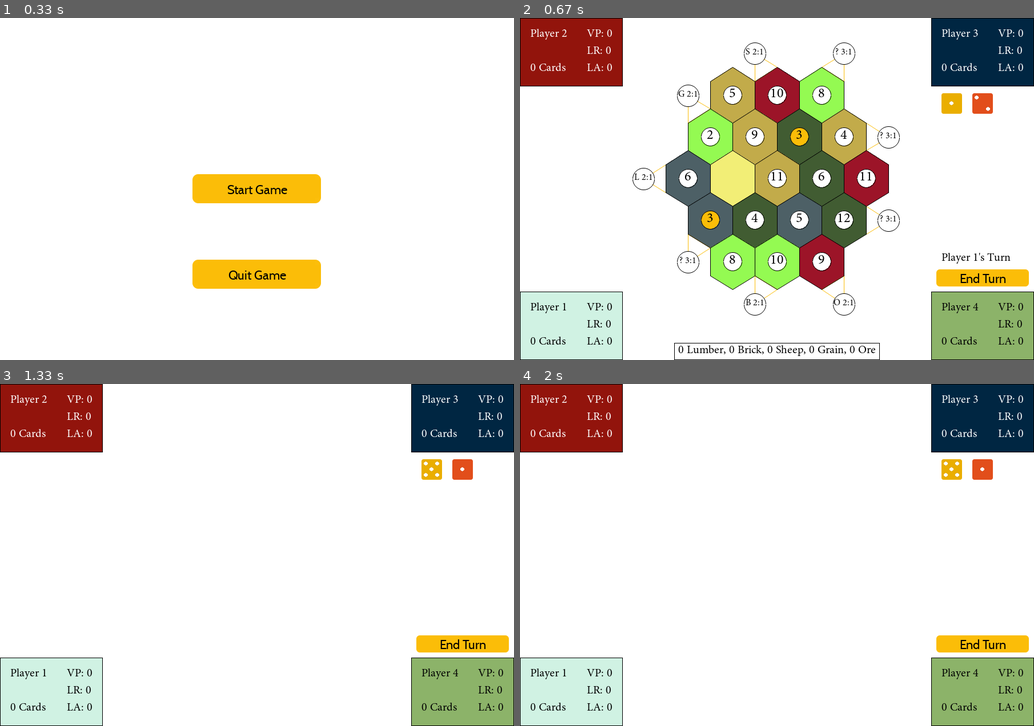
Above: before the commit, frames 1-4 (two rows, left to right).
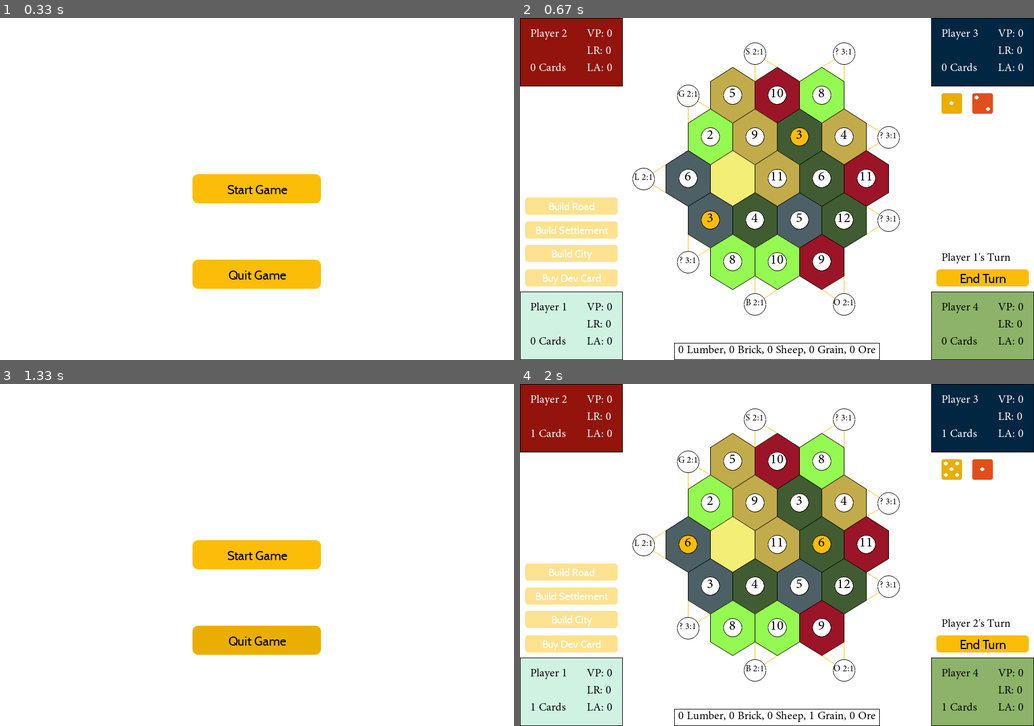
Above: after the commit, the same moments.

Repository: hdavidethan/catan-tp
Game: pygame game, started from app.py
The game is run twice, just before and just after one commit, with the same random seed, the same clock (stepped at 60 frames per second) and the same inputs.
Inputs (mouse positions are in pixels of both pictures, inside the frame that each line leads up to):
- Up to frame 1 (0.33 s): no input
- Up to frame 2 (0.67 s): click (777, 189) at 0.38 s
- Up to frame 3 (1.33 s): press the mouse at (462, 643) at 0.7 s; move the mouse to (380, 637) at 0.8 s; release the mouse at (298, 626) at 0.93 s; hold M from 1 s (still down)
- Up to frame 4 (2 s): release M at 1.47 s; press the mouse at (777, 555) at 1.53 s; move the mouse to (771, 616) at 1.63 s; release the mouse at (766, 678) at 1.77 s; tap C at 1.83 s

Frame 1 is identical in both runs. In frame 2, 3.3% of the frame differs, in the area x 1-19%, y 52-79%; in frame 3, 21%; in frame 4, 23%, in the area x 1-96%, y 7-100%.

Commit message:
Added Road Building

Diff:
--- a/app.py
+++ b/app.py
@@ -14,14 +14,20 @@
 class CatanGame(PygameGame):
     # Run on app init
     def init(self):
+        self.cx, self.cy = self.width/2, self.height/2
         self.boardSize = min(self.width*0.65, self.height*0.65)
+        self.boardBounds = (self.cx-self.boardSize/2, self.cy-(self.boardSize/windowConfig.HEIGHT_TO_WIDTH_RATIO)/2,
+                        self.cx+self.boardSize/2, self.cy+(self.boardSize/windowConfig.HEIGHT_TO_WIDTH_RATIO)/2)
+        self.hexWidth = self.boardSize / 5
+        self.hexHeight = self.boardSize / 4
+        self.ySpacing = self.hexHeight * 3 / 4
         self.resetGame()
-        self.elements = set()
         self.activeMode = None
         self.setActiveMode('menu')
 
     # Resets all game variables (Board, Player, etc.)
     def resetGame(self):
+        self.inBuildMode = False
         self.board = Board()
         self.turn = 0
         self.dice1 = Dice(self, windowConfig.DICE_1, windowConfig.DICE_SIZE, 0)
@@ -42,36 +48,148 @@
     # Runs upon Menu Mode activation/switch
     def initMenu(self):
         self.elements = set()
-        menuButtonColors = [Colors.GOLD_1, Colors.GOLD_2]
-        menuButton1 = Button(windowConfig.MENU_B1,windowConfig.MENU_B1_SIZE, 'Start Game', menuButtonColors, ('changeMode', 'game'), 0.4)
-        menuButton2 = Button(windowConfig.MENU_B2, windowConfig.MENU_B2_SIZE, 'Quit Game', menuButtonColors, ('quit', None), 0.4)
+        menuButton1 = Button(windowConfig.MENU_B1,windowConfig.MENU_B1_SIZE, 'Start Game', Colors.BUTTON_COLORS, ('changeMode', 'game'), 0.4)
+        menuButton2 = Button(windowConfig.MENU_B2, windowConfig.MENU_B2_SIZE, 'Quit Game', Colors.BUTTON_COLORS, ('quit', None), 0.4)
         self.elements.add(menuButton1)
         self.elements.add(menuButton2)
 
     # Runs upon Game Mode activation/switch
     def initGame(self):
         self.elements = set()
+        self.selectElements = set()
         scores = [windowConfig.SCORE_1, windowConfig.SCORE_2, windowConfig.SCORE_3, windowConfig.SCORE_4]
         scoreCounter = 0
         for player in self.board.players:
             self.elements.add(Scorecard(player, scores[scoreCounter], windowConfig.SCORE_SIZE))
             scoreCounter += 1
-        endTurnColors = [Colors.GOLD_1, Colors.GOLD_2]
-        endTurnButton = Button(windowConfig.END_TURN,windowConfig.END_TURN_SIZE, 'End Turn', endTurnColors, ('endTurn', None), 0.4)
+        endTurnButton = Button(windowConfig.END_TURN, windowConfig.END_TURN_SIZE, 'End Turn', Colors.BUTTON_COLORS, ('endTurn', None), 0.4)
         self.elements.add(endTurnButton)
         self.elements.add(self.dice1)
         self.elements.add(self.dice2)
+
+        self.buildElements = dict()
+        buildRoadButton = Button(windowConfig.BUILD_ROAD, windowConfig.BUILD_ROAD_SIZE,
+                                'Build Road', Colors.BUTTON_COLORS, ('build', 'road'), 0.4, font=Text.BUILD_FONT)
+        buildSettleButton = Button(windowConfig.BUILD_SETTLE, windowConfig.BUILD_SETTLE_SIZE,
+                                'Build Settlement', Colors.BUTTON_COLORS, ('build', 'settlement'), 0.4, font=Text.BUILD_FONT)
+        buildCityButton = Button(windowConfig.BUILD_CITY, windowConfig.BUILD_CITY_SIZE,
+                                'Build City', Colors.BUTTON_COLORS, ('build', 'city'), 0.4, font=Text.BUILD_FONT)
+        buildDevCardButton = Button(windowConfig.BUILD_DEVCARD, windowConfig.BUILD_DEVCARD_SIZE,
+                                'Buy Dev Card', Colors.BUTTON_COLORS, ('build', 'devCard'), 0.4, font=Text.BUILD_FONT)
+        self.buildElements['road'] = buildRoadButton
+        self.buildElements['settlement'] = buildSettleButton
+        self.buildElements['city'] = buildCityButton
+        self.buildElements['devCard'] = buildDevCardButton
+        self.initRoadsWrapper()
+        self.startTurn()
+
+    def initRoadsWrapper(self):
+        for i in range(self.board.q):
+            row = copy.copy(self.board.hexBoard[i])
+            colCtr = 0
+            while None in row:
+                row.remove(None)
+            firstIndex = self.board.hexBoard[i].index(row[0])
+            rowLen = len(row)
+            for j in range(rowLen):
+                tile = self.board.hexBoard[i][j+firstIndex]
+                hexFill = self.getFill(tile)
+                leftOffset = ((self.board.q - rowLen) / 2) * self.hexWidth + self.boardBounds[0]
+                x0 = leftOffset + j * self.hexWidth
+                x1 = leftOffset + (j + 1) * self.hexWidth
+                y0 = i * self.ySpacing + self.boardBounds[1]
+                y1 = y0 + self.hexHeight
+                hexPoints = CatanMath.getHexagonPoints((x0, y0, x1, y1))
+                self.initRoads(tile, (x0, y0, x1, y1))
+
+    def initRoads(self, tile, tileBounds):
+        x0, y0, x1, y1 = tileBounds
+        edgeIndex = 0
+        hexPoints = CatanMath.getHexagonPoints((x0, y0, x1, y1))
+        for edge in tile.edges:
+            edgeID = edge.id
+            boardEdge = self.board.edges[edgeID]
+            if (boardEdge.pos == None):
+                point1 = hexPoints[edgeIndex]
+                point2 = hexPoints[(edgeIndex+1)%6]
+                x1, y1 = point1
+                x2, y2 = point2
+                center = ((x1 + x2) / 2, (y1 + y2) / 2)
+                boardEdge.pos = center
+            edgeIndex += 1
 
     # Handles keystrokes
     def keyPressed(self, key, mod):
         if (self.activeMode == 'game'):
             if (key == pygame.K_m):
-                self.activeMode = 'menu'
+                self.setActiveMode('menu')
             elif (key == pygame.K_r):
                 self.resetGame()
             elif (key == pygame.K_c):
                 for player in self.board.players:
                     player.resources[random.choice(['grain', 'lumber', 'ore', 'sheep', 'brick'])] += 1
+
+    def startTurn(self):
+        turn = self.currentPlayer
+        player = self.board.players[turn]
+        self.checkBuildConditions(player)
+
+    def checkBuildConditions(self, player):
+        roadCondition = (player.resources['lumber'] >= 1 and player.resources['brick'] >= 1
+                            and (len(player.settlements) + len(player.cities)) > 0)
+        settlementCondition = (player.resources['lumber'] >= 1 and player.resources['brick'] >= 1
+                            and player.resources['grain'] >= 1 and player.resources['sheep'] >= 1)
+        cityCondition = (player.resources['ore'] >= 3 and player.resources['grain'] >= 2
+                            and len(player.settlements) > 0)
+        devCardCondition = (player.resources['sheep'] >= 1 and player.resources['ore'] >= 1
+                            and player.resources['grain'] >= 1)
+        conditions = (('road', roadCondition), ('settlement', settlementCondition),
+                    ('city', cityCondition), ('devCard', devCardCondition))
+        for build in conditions:
+            self.buildElements[build[0]].isDisabled = not build[1]
+
+    def buildMode(self, build):
+        self.inBuildMode = True
+        self.selectElements = set()
+        if (build == 'settlement'):
+            for node in self.board.nodes:
+                if (node.nodeLevel == 0 and node.buildable):
+                    cx, cy = node.pos
+                    nodeButton = Button((cx, cy), windowConfig.BUILD_BUTTON_SIZE,
+                            None, Colors.BUTTON_COLORS, ('buildConfirm', (node, self.board.players[self.currentPlayer])), 0.4)
+                    self.selectElements.add(nodeButton)
+        elif (build == 'city'):
+            for node in self.board.nodes:
+                if (node.nodeLevel == 1 and node.owner.index == self.currentPlayer):
+                    cx, cy = node.pos
+                    nodeButton = Button((cx, cy), windowConfig.BUILD_BUTTON_SIZE,
+                            None, Colors.BUTTON_COLORS, ('buildConfirm', (node, self.board.players[self.currentPlayer])), 0.4)
+                    self.selectElements.add(nodeButton)
+        elif (build == 'road'):
+            seen = set()
+            for node in self.board.nodes:
+                if (node.owner != None and node.owner.index == self.currentPlayer):
+                    roads = node.getRoads(self.board)
+                    for i in roads:
+                        seen.add(i)
+                else:
+                    roads = node.getRoads(self.board)
+                    tmp = copy.copy(roads)
+                    found = False
+                    for i in roads:
+                        if (self.board.edges[i].road == self.board.players[self.currentPlayer].bgColor):
+                            found = True
+                            tmp.remove(i)
+                    if (found == True):
+                        for i in tmp:
+                            seen.add(i)
+                for i in seen:
+                    edge = self.board.edges[i]
+                    if (edge.road == None):
+                        cx, cy = edge.pos
+                        roadButton = Button((cx, cy), windowConfig.BUILD_BUTTON_SIZE,
+                            None, Colors.BUTTON_COLORS, ('buildConfirm', (edge, self.board.players[self.currentPlayer])), 0.4)
+                        self.selectElements.add(roadButton)
 
     # Handles end turn clicks
     def endTurn(self):
@@ -79,6 +197,13 @@
         self.currentPlayer = self.turn % 4
         self.dice1.roll()
         self.dice2.roll()
+        self.startTurn()
+
+    def checkVictoryPoints(self):
+        player = self.board.players[self.currentPlayer]
+        settlements = len(player.settlements)
+        cities = len(player.cities)
+        player.victoryPoints = settlements + 2 * cities
 
     # Handles mouse presses
     def mousePressed(self, mx, my):
@@ -88,6 +213,20 @@
             y1 = y0 + height
             if (mx > x0 and mx < x1 and my > y0 and my < y1):
                 element.onClick(self)
+        if (self.activeMode == 'game'):
+            for key in self.buildElements:
+                x0, y0, width, height = self.buildElements[key].getRectArgs()
+                x1 = x0 + width
+                y1 = y0 + height
+                if (mx > x0 and mx < x1 and my > y0 and my < y1):
+                    self.buildElements[key].onClick(self)
+            if (len(self.selectElements) > 0):
+                for selectElement in self.selectElements:
+                    x0, y0, width, height = selectElement.getRectArgs()
+                    x1 = x0 + width
+                    y1 = y0 + height
+                    if (mx > x0 and mx < x1 and my > y0 and my < y1):
+                        selectElement.onClick(self)
 
     # Redraws everything on the surface
     def redrawAll(self, screen):
@@ -99,8 +238,8 @@
 
     # Draws the Game Mode components
     def drawGame(self, screen):
+        self.drawBoard(screen)
         self.drawGUI(screen)
-        self.drawBoard(screen)
 
     # Draws the Menu Mode Components
     def drawMenu(self, screen):
@@ -117,6 +256,11 @@
     def drawGUI(self, screen):
         for element in self.elements:
             element.draw(screen)
+        for key in self.buildElements:
+            self.buildElements[key].draw(screen)
+        if (self.inBuildMode):
+            for selectElement in self.selectElements:
+                selectElement.draw(screen)
         self.drawCurrentPlayer(screen)
         self.drawResources(screen)
 
@@ -143,13 +287,6 @@
 
     # Draws the Catan Board
     def drawBoard(self, screen):
-        cx, cy = self.width/2, self.height/2
-        heightToWidthRatio = 32 / 35
-        boardBounds = (cx-self.boardSize/2, cy-(self.boardSize/heightToWidthRatio)/2,
-                        cx+self.boardSize/2, cy+(self.boardSize/heightToWidthRatio)/2)
-        hexWidth = self.boardSize / 5
-        hexHeight = self.boardSize / 4
-        ySpacing = hexHeight * 3 / 4
         for i in range(self.board.q):
             row = copy.copy(self.board.hexBoard[i])
             colCtr = 0
@@ -160,31 +297,33 @@
             for j in range(rowLen):
                 tile = self.board.hexBoard[i][j+firstIndex]
                 hexFill = self.getFill(tile)
-                leftOffset = ((self.board.q - rowLen) / 2) * hexWidth + boardBounds[0]
-                x0 = leftOffset + j * hexWidth
-                x1 = leftOffset + (j + 1) * hexWidth
-                y0 = i * ySpacing + boardBounds[1]
-                y1 = y0 + hexHeight
+                leftOffset = ((self.board.q - rowLen) / 2) * self.hexWidth + self.boardBounds[0]
+                x0 = leftOffset + j * self.hexWidth
+                x1 = leftOffset + (j + 1) * self.hexWidth
+                y0 = i * self.ySpacing + self.boardBounds[1]
+                y1 = y0 + self.hexHeight
                 center = (int(x0 + (x1-x0)/2), int(y0 + (y1-y0)/2))
                 hexPoints = CatanMath.getHexagonPoints((x0, y0, x1, y1))
                 pygame.draw.polygon(screen, hexFill, hexPoints)
                 self.drawPorts(screen, (i, j+firstIndex), hexPoints, center)
                 gfxdraw.aapolygon(screen, hexPoints, Colors.BLACK)
-                self.drawTokens(screen, hexHeight, (i, j+firstIndex), center)
+                self.drawTokens(screen, self.hexHeight, (i, j+firstIndex), center)
                 self.drawRoads(screen, tile, hexPoints)
-                self.drawNodes(screen, hexHeight, tile, hexPoints)
+                self.drawNodes(screen, self.hexHeight, tile, hexPoints)
 
     # Draws Roads on the Catan Board
     def drawRoads(self, screen, tile, hexPoints):
         edgeIndex = 0
         for edge in tile.edges:
-            if (edge.road != None):
+            edgeID = edge.id
+            roadEdge = self.board.edges[edgeID]
+            if (roadEdge.road != None):
                 point1 = hexPoints[edgeIndex]
                 point2 = hexPoints[(edgeIndex+1)%6]
-                roadOwner = edge.road
+                roadOwner = roadEdge.road
                 roadArgs = CatanMath.getThickAALine(point1, point2)
-                gfxdraw.filled_polygon(screen, roadArgs, Colors.BLACK)
-                gfxdraw.aapolygon(screen, roadArgs, Colors.BLACK)
+                gfxdraw.filled_polygon(screen, roadArgs, roadOwner)
+                gfxdraw.aapolygon(screen, roadArgs, roadOwner)
             edgeIndex += 1
 
     # Draws Nodes on the Catan Board
@@ -192,14 +331,16 @@
         nodeIndex = 0
         nodeSize = int(0.1 * hexHeight)
         for node in tile.nodes:
-            if (node.nodeLevel != None):
+            center = hexPoints[nodeIndex]
+            if (node.pos == None):
+                node.pos = center
+            if (node.nodeLevel != 0):
                 number = node.nodeLevel
-                center = hexPoints[nodeIndex]
                 cx, cy = center
                 cx, cy = int(cx), int(cy)
-                pygame.draw.circle(screen, Colors.WHITE, (cx, cy), nodeSize)
+                pygame.draw.circle(screen, node.owner.bgColor, (cx, cy), nodeSize)
                 gfxdraw.aacircle(screen, cx, cy, nodeSize, Colors.BLACK)
-                nodeText = Text.NODE_FONT.render(str(number), True, Colors.BLACK)
+                nodeText = Text.NODE_FONT.render(str(number), True, node.owner.textColor)
                 nodeSurf = nodeText.get_rect()
                 nodeSurf.center = (cx, cy)
                 screen.blit(nodeText, nodeSurf)
--- a/config/colors.py
+++ b/config/colors.py
@@ -11,6 +11,7 @@
     GOLD_1 = pygame.Color('0xfbbd08')
     GOLD_2 = pygame.Color('0xeaae00')
     GOLD_3 = pygame.Color('0xcd9903')
+    GOLD_DISABLED = pygame.Color('0xfbbd0873')
 
     # Tile Colors
     FOREST = pygame.Color('0x415c32')
@@ -26,3 +27,5 @@
     PLAYER[1] = (pygame.Color('0x92140c'), WHITE)
     PLAYER[2] = (pygame.Color('0x002642'), WHITE)
     PLAYER[3] = (pygame.Color('0x8cb369'), BLACK)
+
+    BUTTON_COLORS = [GOLD_1, GOLD_2, BLACK, GOLD_DISABLED, WHITE]
--- a/config/config.py
+++ b/config/config.py
@@ -2,6 +2,8 @@
     # Window Size
     WIDTH = 900
     HEIGHT = 600
+    sizeFactor = min(WIDTH, HEIGHT)
+    HEIGHT_TO_WIDTH_RATIO = 32 / 35
 
     # Button Positions
     MENU_B1 = (0.5 * WIDTH, 0.5 * HEIGHT)
@@ -21,10 +23,20 @@
     END_TURN = (0.9 * WIDTH, 0.76 * HEIGHT)
     END_TURN_SIZE = (0.18 * WIDTH, 0.05 * HEIGHT)
 
-    sizeFactor = min(WIDTH, HEIGHT)
     DICE_1 = (0.84 * WIDTH, 0.25 * HEIGHT)
     DICE_2 = (0.9 * WIDTH, 0.25 * HEIGHT)
     DICE_SIZE = (0.06 * sizeFactor, 0.06 * sizeFactor)
 
     RESOURCES = (0.3 * WIDTH, 0.95 * HEIGHT)
     RESOURCES_SIZE = (0.4 * WIDTH, 0.05 * HEIGHT)
+
+    BUILD_ROAD = (0.1 * WIDTH, 0.55 * HEIGHT)
+    BUILD_ROAD_SIZE = (0.18 * WIDTH, 0.05 * HEIGHT)
+    BUILD_SETTLE = (0.1 * WIDTH, 0.62 * HEIGHT)
+    BUILD_SETTLE_SIZE = (0.18 * WIDTH, 0.05 * HEIGHT)
+    BUILD_CITY = (0.1 * WIDTH, 0.69 * HEIGHT)
+    BUILD_CITY_SIZE = (0.18 * WIDTH, 0.05 * HEIGHT)
+    BUILD_DEVCARD = (0.1 * WIDTH, 0.76 * HEIGHT)
+    BUILD_DEVCARD_SIZE = (0.18 * WIDTH, 0.05 * HEIGHT)
+
+    BUILD_BUTTON_SIZE = (0.025 * sizeFactor, 0.025 * sizeFactor)
--- a/config/text.py
+++ b/config/text.py
@@ -11,4 +11,5 @@
     SCORE_FONT = pygame.font.Font("resources/assets/minion-regular.ttf", 20*sizeFactor)
     CURRENT_PLAYER_FONT = pygame.font.Font("resources/assets/minion-regular.ttf", 20*sizeFactor)
     BUTTON_FONT = pygame.font.Font("resources/assets/cabin-regular.ttf", 22*sizeFactor)
+    BUILD_FONT = pygame.font.Font("resources/assets/cabin-regular.ttf", 18*sizeFactor)
     RESOURCE_FONT = pygame.font.Font("resources/assets/minion-regular.ttf", 20*sizeFactor)
--- a/resources/game/edge.py
+++ b/resources/game/edge.py
@@ -2,6 +2,7 @@
     def __init__(self, id):
         self.road = None
         self.id = id
+        self.pos = None
 
     def __repr__(self):
         return f'<Edge at id [{self.id}]>'
--- a/resources/game/node.py
+++ b/resources/game/node.py
@@ -1,8 +1,55 @@
+import copy
+
 class Node(object):
     def __init__(self, id, port=None):
         self.id = id
         self.port = port
-        self.nodeLevel = None # 1 and 2 for settlement and city
+        self.pos = None
+        self.owner = None
+        self.nodeLevel = 0 # 1 and 2 for settlement and city
+        self.buildable = False
+
     def __repr__(self):
         port = f'with Port {self.port}' if self.port != None else 'without a port'
         return f'<Node at id [{self.id}], {port}>'
+
+    def __eq__(self, other):
+        return isinstance(other, Node) and other.id == self.id
+
+    def checkAdjacencies(self, board):
+        for i in range(board.q):
+            row = copy.copy(board.hexBoard[i])
+            colCtr = 0
+            while None in row:
+                row.remove(None)
+            firstIndex = board.hexBoard[i].index(row[0])
+            rowLen = len(row)
+            for j in range(rowLen):
+                tile = board.hexBoard[i][j+firstIndex]
+                if self in tile.nodes:
+                    nodeIndex = tile.nodes.index(self)
+                    node1 = tile.nodes[nodeIndex-1]
+                    node2 = tile.nodes[(nodeIndex+1)%6]
+                    board.nodes[node1.id].buildable = False
+                    board.nodes[node2.id].buildable = False
+
+    def getRoads(self, board):
+        seen = set()
+        for i in range(board.q):
+            row = copy.copy(board.hexBoard[i])
+            colCtr = 0
+            while None in row:
+                row.remove(None)
+            firstIndex = board.hexBoard[i].index(row[0])
+            rowLen = len(row)
+            for j in range(rowLen):
+                tile = board.hexBoard[i][j+firstIndex]
+                if self in tile.nodes:
+                    nodeIndex = tile.nodes.index(self)
+                    road1 = board.edges[tile.edges[nodeIndex].id]
+                    road2 = board.edges[tile.edges[(nodeIndex-1)%6].id]
+                    if (road1 not in seen):
+                        seen.add(road1.id)
+                    if (road2 not in seen):
+                        seen.add(road2.id)
+        return seen
--- a/resources/game/player.py
+++ b/resources/game/player.py
@@ -6,6 +6,9 @@
         self.victoryPoints = 0
         self.longestRoad = 0
         self.largestArmy = 0
+        self.roads = set()
+        self.settlements = set()
+        self.cities = set()
         self.bgColor, self.textColor = Colors.PLAYER[index]
         self.resources = {'lumber':0, 'sheep':0, 'brick':0, 'ore': 0, 'grain': 0}
 
--- a/resources/gui/button.py
+++ b/resources/gui/button.py
@@ -1,5 +1,7 @@
 from resources.gui.element import Element
 from resources.gui.roundedRect import drawRoundedRect
+from resources.game.node import Node
+from resources.game.edge import Edge
 from config.colors import Colors
 from config.text import Text
 import pygame
@@ -7,12 +9,14 @@
 # Valid Bindings: changeMode, quit, pause
 
 class Button(Element):
-    def __init__(self, pos, size, text, colors, binding, radius=0):
+    def __init__(self, pos, size, text, colors, binding, radius=0, isDisabled=False, font=Text.BUTTON_FONT):
         super().__init__(pos, size)
         self.text = text
         self.radius = radius
         self.binding = binding
         self.colors = colors
+        self.isDisabled = isDisabled
+        self.font = font
 
     def __eq__(self, other):
         return isinstance(other, Button) and (self.pos == other.pos)
@@ -24,29 +28,62 @@
         mx, my = pygame.mouse.get_pos()
         x0, y0, width, height = rectArgs
         x1, y1 = x0 + width, y0 + height
-        if (mx > x0 and mx < x1 and my > y0 and my < y1):
-            return self.colors[1]
+        primary, secondary, text, buttonDisabled, textDisabled = self.colors
+        if (self.isDisabled):
+            return (buttonDisabled, textDisabled)
         else:
-            return self.colors[0]
+            if (mx > x0 and mx < x1 and my > y0 and my < y1):
+                return (secondary, text)
+            else:
+                return (primary, text)
 
     # Handler for onClick events.
     def onClick(self, game):
-        if (isinstance(self.binding, tuple)):
-            if (self.binding[0] == 'changeMode'):
-                game.setActiveMode(self.binding[1])
-            elif (self.binding[0] == 'endTurn'):
-                game.endTurn()
-            elif (self.binding[0] == 'quit'):
-                game._running = False
+        if (not self.isDisabled):
+            if (isinstance(self.binding, tuple)):
+                if (self.binding[0] == 'changeMode'):
+                    game.setActiveMode(self.binding[1])
+                elif (self.binding[0] == 'endTurn'):
+                    game.endTurn()
+                elif (self.binding[0] == 'build'):
+                    game.buildMode(self.binding[1])
+                elif (self.binding[0] == 'buildConfirm'):
+                    buildObject, player = self.binding[1]
+                    if (isinstance(buildObject, Node)):
+                        buildObject.nodeLevel += 1
+                        if (buildObject.nodeLevel == 1):
+                            player.resources['lumber'] -= 1
+                            player.resources['sheep'] -= 1
+                            player.resources['brick'] -= 1
+                            player.resources['grain'] -= 1
+                            player.settlements.add(buildObject.id)
+                            buildObject.checkAdjacencies(game.board)
+                        elif (buildObject.nodeLevel == 2):
+                            player.resources['ore'] -= 3
+                            player.resources['grain'] -= 2
+                            player.settlements.remove(buildObject.id)
+                            player.cities.add(buildObject.id)
+                        buildObject.owner = player
+                    elif (isinstance(buildObject, Edge)):
+                        player.resources['lumber'] -= 1
+                        player.resources['brick'] -= 1
+                        player.roads.add(buildObject.id)
+                        buildObject.road = player.bgColor
+                    game.inBuildMode = False
+                    game.checkBuildConditions(player)
+                    game.checkVictoryPoints()
+                elif (self.binding[0] == 'quit'):
+                    game._running = False
 
     def draw(self, screen):
         rectArgs = self.getRectArgs()
-        setColor = self.getColor(rectArgs)
+        bgColor, textColor = self.getColor(rectArgs)
         if (self.radius == 0):
-            pygame.draw.rect(screen, setColor, rectArgs)
+            pygame.draw.rect(screen, bgColor, rectArgs)
         else:
-            drawRoundedRect(screen, rectArgs, setColor, self.radius)
-        text = Text.BUTTON_FONT.render(self.text, True, Colors.BLACK)
-        textSurf = text.get_rect()
-        textSurf.center = self.pos
-        screen.blit(text, textSurf)
+            drawRoundedRect(screen, rectArgs, bgColor, self.radius)
+        if (self.text != None):
+            text = self.font.render(self.text, True, textColor)
+            textSurf = text.get_rect()
+            textSurf.center = self.pos
+            screen.blit(text, textSurf)
